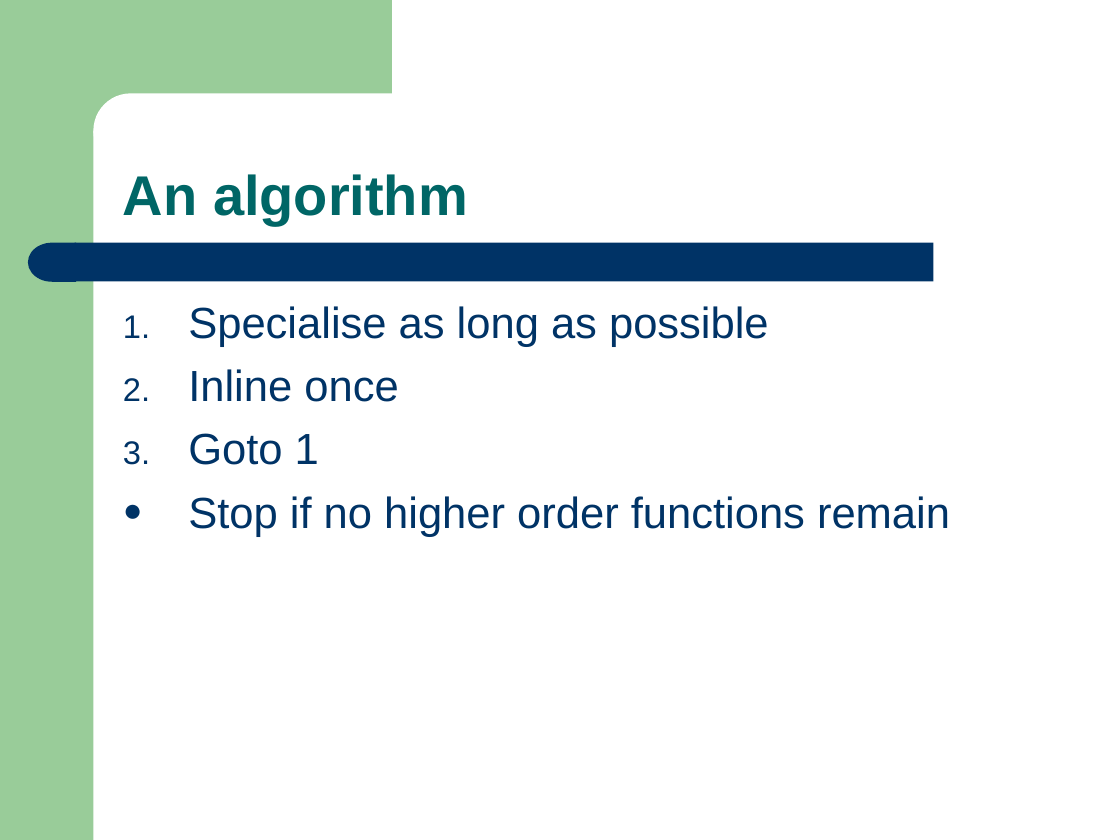
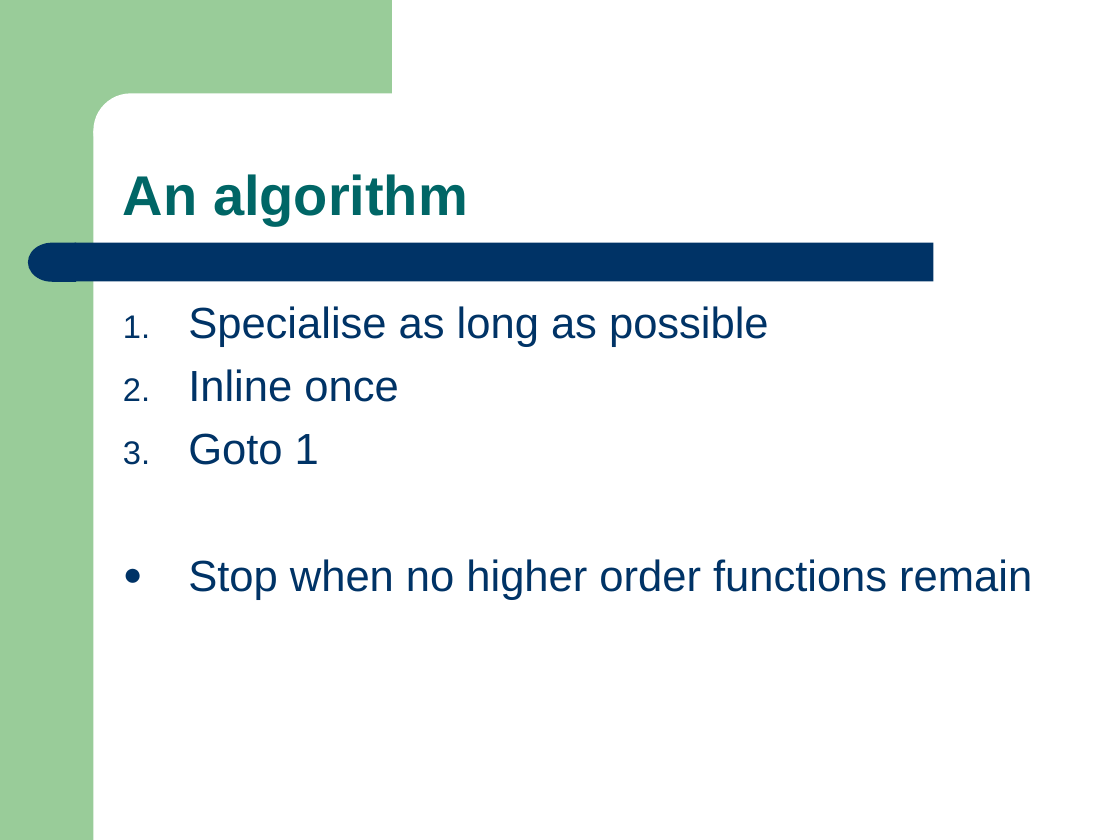
Before and after one commit to ndmitchell/catch, a slide deck: slide 11 of academic/bctcs-2007/first-order.ppt. Drawn at 1120x840 pixels with LibreOffice and Linux fonts; fonts in the diff are those of the drawing. Boxes give left, top, right and bottom in pixels: in the first picture for what was removed or moved away, otherwise in the second. Text is boxed around its words. In the diff, an @@ line names an element or a change of style, - is before the commit and + after.

```diff
--- a/academic/bctcs-2007/first-order.ppt
+++ b/academic/bctcs-2007/first-order.ppt
@@ text at [188,559,1032,600]: text changed @@
-● Stop if no higher order functions remain
+● Stop when no higher order functions remain
```
Also in this commit, not shown: 7 other slides changed, 1 other file.
